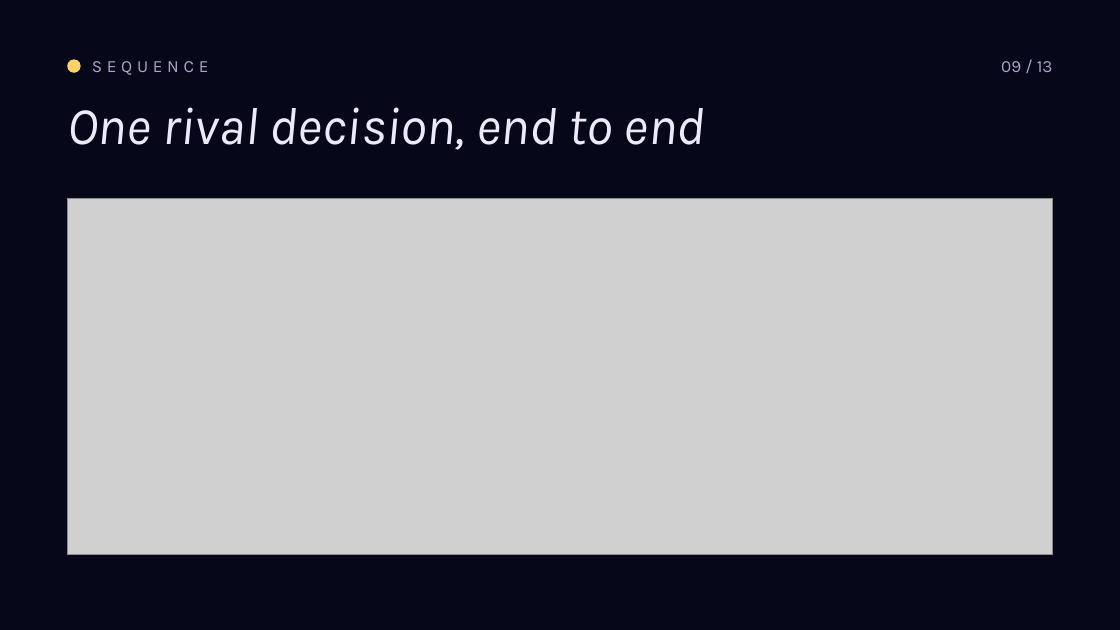
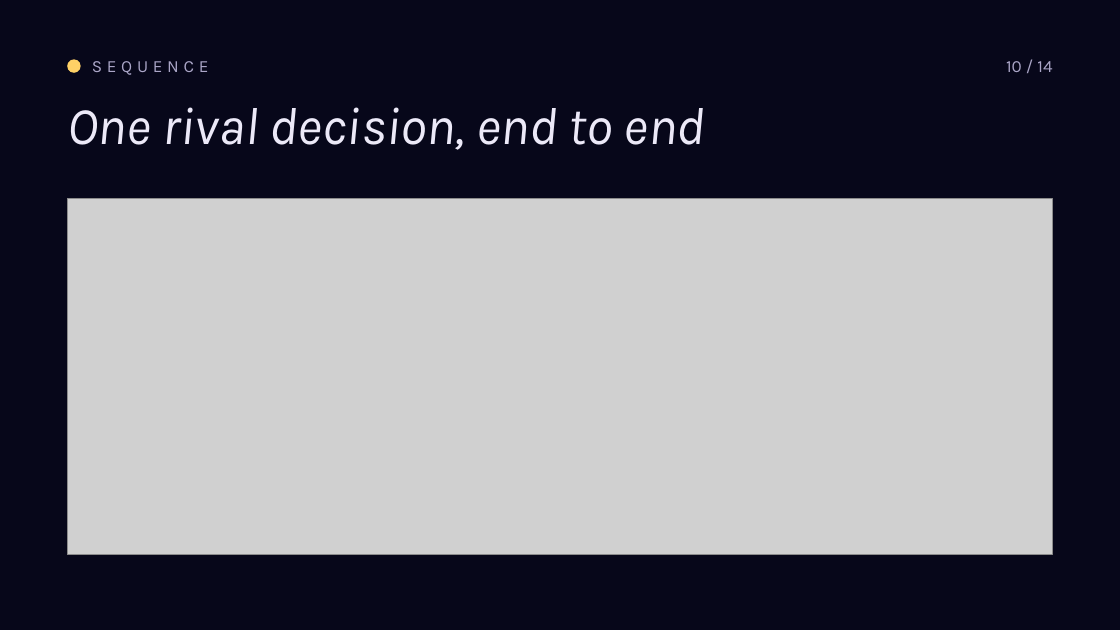
Before and after one commit to roryp/racing, a slide deck: slide 12 of docs/luna-gp-deck.pptx (slide 11 before the commit). Drawn at 1120x630 pixels with LibreOffice and Linux fonts; fonts in the diff are those of the drawing; grey boxes stand for pictures. Boxes give left, top, right and bottom in pixels: in the first picture for what was removed or moved away, otherwise in the second. Text is boxed around its words. In the diff, an @@ line names an element or a change of style, - is before the commit and + after.

```diff
--- a/docs/luna-gp-deck.pptx
+++ b/docs/luna-gp-deck.pptx
@@ text at <box>1006,61,1052,72</box>: text changed @@
-09 / 13
+10 / 14
```
Also in this commit, not shown: 10 other slides changed, 1 slide added.
